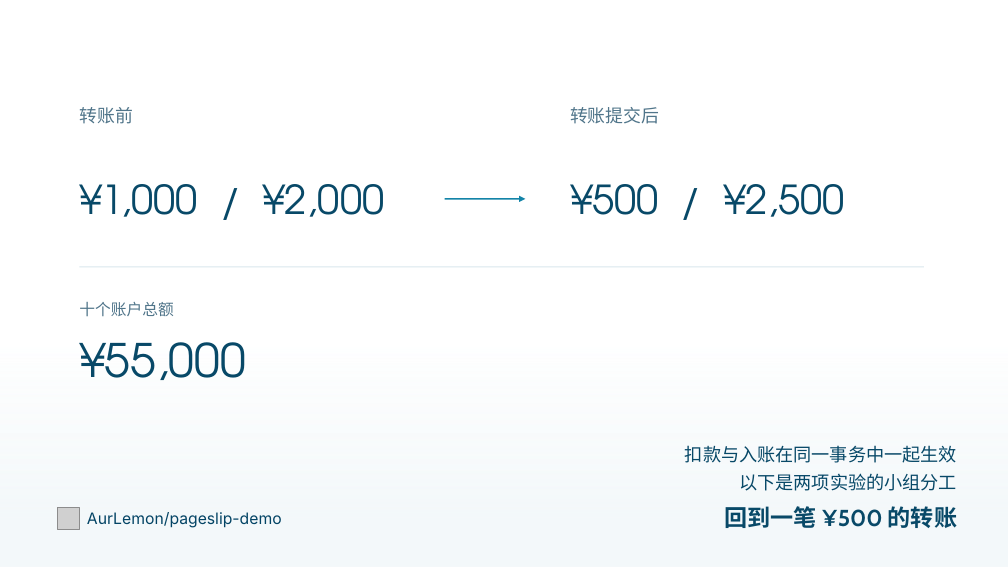
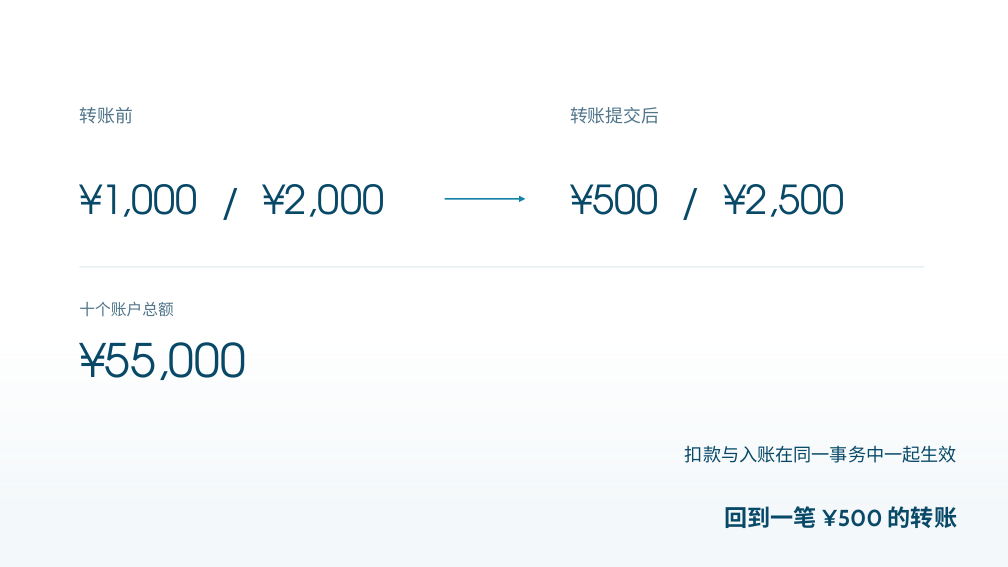
Before and after one commit to AurLemon/pageslip-demo, a slide deck: slide 12 of presentations/task-4-transactions.pptx. Drawn at 1008x567 pixels with LibreOffice and Linux fonts; fonts in the diff are those of the drawing; grey boxes stand for pictures. Boxes give left, top, right and bottom in pixels: in the first picture for what was removed or moved away, otherwise in the second. Text is boxed around its words. In the diff, an @@ line names an element or a change of style, - is before the commit and + after.

```diff
--- a/presentations/task-4-transactions.pptx
+++ b/presentations/task-4-transactions.pptx
@@ text removed at bbox=[739, 473, 957, 491] @@
-以下是两项实验的小组分工
@@ picture removed at bbox=[57, 507, 79, 529] @@
@@ text removed at bbox=[87, 512, 282, 528] @@
-AurLemon/pageslip-demo
```
Also in this commit, not shown: 12 other slides changed, 1 other file.
